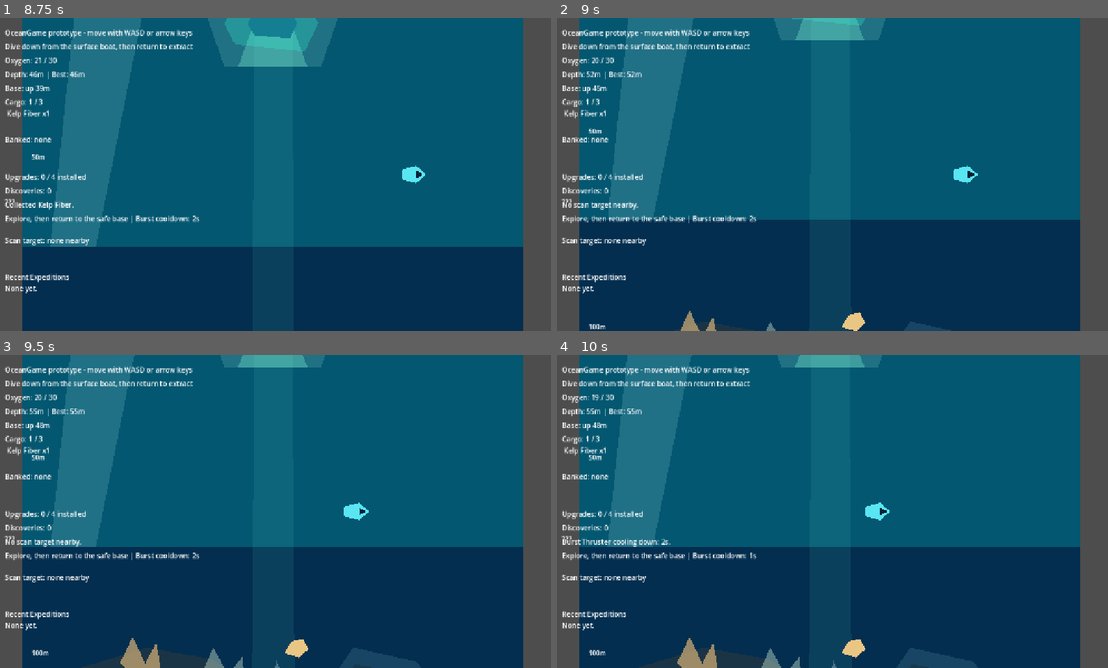
Above: before the commit, frames 1-4 (two rows, left to right).
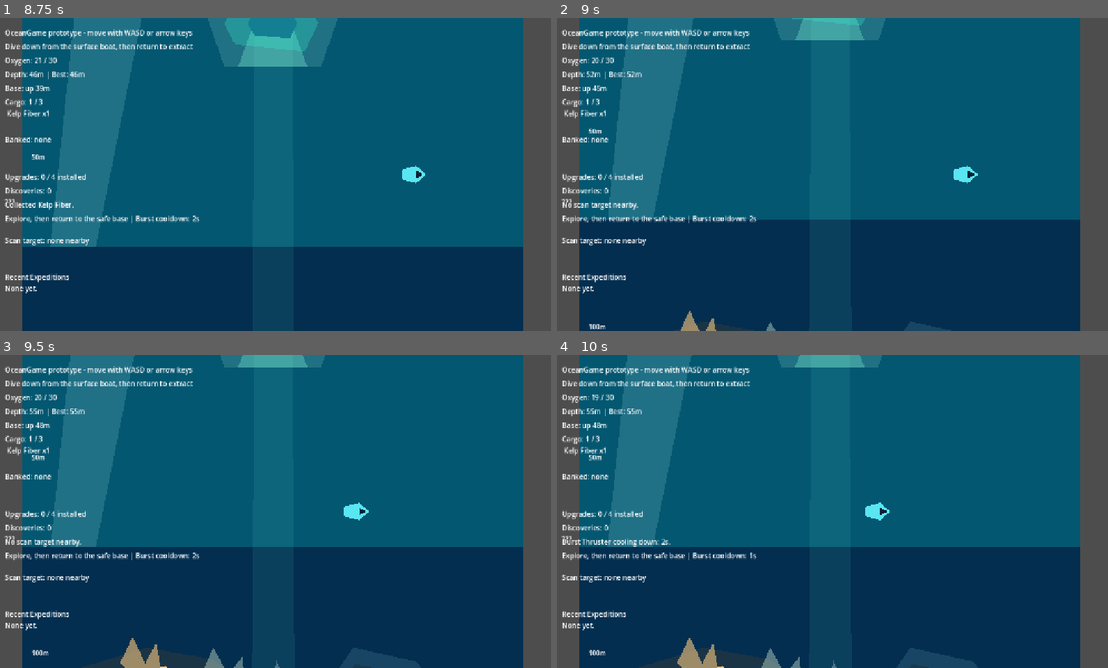
Above: after the commit, the same moments.

Repository: joeypshell/OceanGame
Game: Godot game, scene res://scenes/Main.tscn
Same seed, same stepped clock (60 frames per second), same inputs: the game is played once before the commit and once after it.
Inputs:
- Up to frame 1 (8.75 s): tap E (interact) at 0.5, 0.6, 2.1, 3.6, 5.1, 6.6, 8.1 s; hold D (move_right) 0.53-1.28 s; hold S (move_down) 1.28-2.03 s; tap F (scan) every 1.5 s from 1.35 to 7.35 s; hold D (move_right) 2.03-2.78 s; hold Space (burst_thruster) 2.78-3.53 s; tap R (restart_dive) at 3.5 s; hold A (move_left) 3.53-5.03 s; hold S (move_down) 5.03-5.78 s; hold D (move_right) 5.78-6.53 s; hold Space (burst_thruster) 6.53-7.28 s; hold D (move_right) 7.28-8.03 s; hold S (move_down) from 8.03 s (still down)
- Up to frame 2 (9 s): release S (move_down) at 8.78 s; hold A (move_left) from 8.78 s (still down); tap F (scan) at 8.85 s
- Up to frame 3 (9.5 s): keep holding A (move_left)
- Up to frame 4 (10 s): release A (move_left) at 9.53 s; hold Space (burst_thruster) from 9.53 s (still down); tap E (interact) at 9.6 s

Frame 1 is identical in both runs. In frame 2, 0.2% of the frame differs, in the area x 51-56%, y 94-100%; in frame 3, 0.2%, in the area x 29-56%, y 90-100%; in frame 4, 0.2%.

Commit message:
Resolve #67 Shell Reef spawn points

Diff:
--- a/scenes/Main.tscn
+++ b/scenes/Main.tscn
@@ -391,6 +391,22 @@
 target_id = "shell_fragments"
 depth_band = "midwater"
 cluster_pattern = "deep_reward"
+
+[node name="ReefA" type="Marker2D" parent="StarterResourceCandidates/ShellFragments"]
+position = Vector2(350, 1090)
+script = ExtResource("9_spawn_point")
+spawn_id = "shell_reef_shelf_a"
+target_id = "shell_fragments"
+depth_band = "midwater"
+cluster_pattern = "any"
+
+[node name="ReefB" type="Marker2D" parent="StarterResourceCandidates/ShellFragments"]
+position = Vector2(610, 1160)
+script = ExtResource("9_spawn_point")
+spawn_id = "shell_reef_shelf_b"
+target_id = "shell_fragments"
+depth_band = "midwater"
+cluster_pattern = "any"
 
 [node name="GlowPlankton" type="Node2D" parent="StarterResourceCandidates"]
 
--- a/tests/logic_tests.gd
+++ b/tests/logic_tests.gd
@@ -202,6 +202,12 @@
 	_expect(positions.has(Vector2(30.0, 40.0)), "spawn selection should include matching cautious point")
 	_expect(not positions.has(Vector2(50.0, 60.0)), "spawn selection should exclude nonmatching cluster point")
 	_expect(SpawnSelectionScript.cluster_pattern_for_seed(1, ["cautious", "deep_reward"]) == "deep_reward", "spawn selection should map seeds to cluster patterns deterministically")
+	var shell_reef := _make_spawn_point("reef", "resource", "shell_fragments", "midwater", "any", Vector2(70.0, 80.0))
+	root.add_child(shell_reef)
+	var shell_positions := SpawnSelectionScript.positions_for_target(root, SpawnPointScript, "resource", "shell_fragments", "deep_reward")
+	_expect(shell_positions.size() == 1, "shell reef spawn selection should include one authored shell candidate without adding extra pickups")
+	_expect(shell_positions.has(Vector2(70.0, 80.0)), "shell reef spawn selection should include any-pattern reef candidate")
+	_expect(shell_reef.depth_band == "midwater", "shell reef spawn point should preserve midwater depth identity")
 	root.free()
 
 func _test_scanner_target_resolver() -> void:
Not shown, changed: docs/current/GAMEPLAY.md
Not shown, changed: docs/current/ROADMAP.md
Not shown, changed: docs/planning/PROJECT_STATUS_REVIEW_2026_06_25.md
